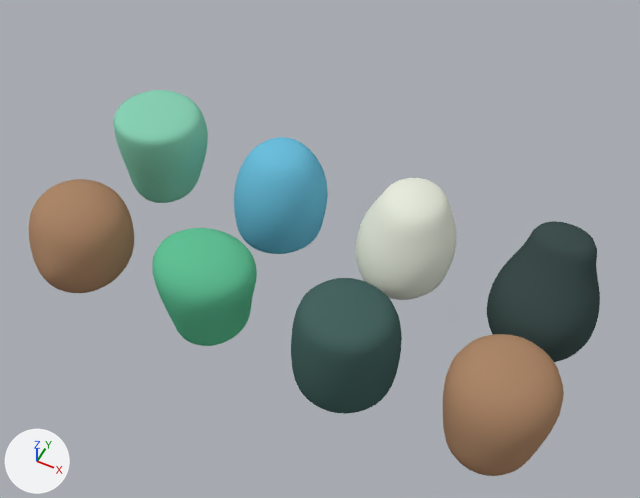
A saved change to the Blender file art/pawn-shapes.blend.
Before and after are seen from a camera (50 mm lens) standing at (2.72, -4.47, 6.75) and looking at (-0.07, 1.11, -0.23). The axes (+X, +Y, +Z) are drawn at lower left. The lights are the same throughout. The older version comes first.

The older version as bpy lines, for what is in view:
```python
me_boot = bpy.data.meshes.new('Boot')
me_boot.from_pydata(...)  # 180 vertices, 162 faces; spans x -0.55..0.55, y -0.642..0.529, z -0.54..0.55
me_boot.polygons.foreach_set('use_smooth', [True] * 162)
me_boot.materials.append(mat_boot)  # greyish cyan #3f504e
me_forearm = bpy.data.meshes.new('Forearm')
me_forearm.from_pydata(...)  # 140 vertices, 122 faces; spans x -0.53..0.53, y -0.54..0.535, z -0.53..0.52
me_forearm.polygons.foreach_set('use_smooth', [True] * 122)
me_forearm.materials.append(mat_forearm)  # brown #ac8669
me_jersey = bpy.data.meshes.new('Jersey')
me_jersey.from_pydata(...)  # 180 vertices, 162 faces; spans x -0.535..0.535, y -0.489..0.48, z -0.52..0.52
me_jersey.polygons.foreach_set('use_smooth', [True] * 162)
me_jersey.materials.append(mat_jersey)  # green #61c095
ob_boot = bpy.data.objects.new('Boot', me_boot)
ob_boot.location = (2.25, 1.5, 0.0)
_m = ob_boot.modifiers.new('Sculpt smoothing', 'SUBSURF')
_m.render_levels = 1
ob_forearm = bpy.data.objects.new('Forearm', me_forearm)
ob_forearm.location = (2.25, 0.0, 0.0)
_m = ob_forearm.modifiers.new('Sculpt smoothing', 'SUBSURF')
_m.render_levels = 1
ob_jersey = bpy.data.objects.new('Jersey', me_jersey)
ob_jersey.location = (-0.75, 0.0, 0.0)
_m = ob_jersey.modifiers.new('Sculpt smoothing', 'SUBSURF')
_m.render_levels = 1
# also in view: 'Shorts' at (0.75, 0.0, -0.02); 'Glove' at (0.75, 1.44, 0.0); 'Head' at (-2.25, -0.05, 0.0); 'Sock' at (-2.25, 1.53, 0.0); 'Sleeve' at (-0.75, 1.5, -0.01)
```
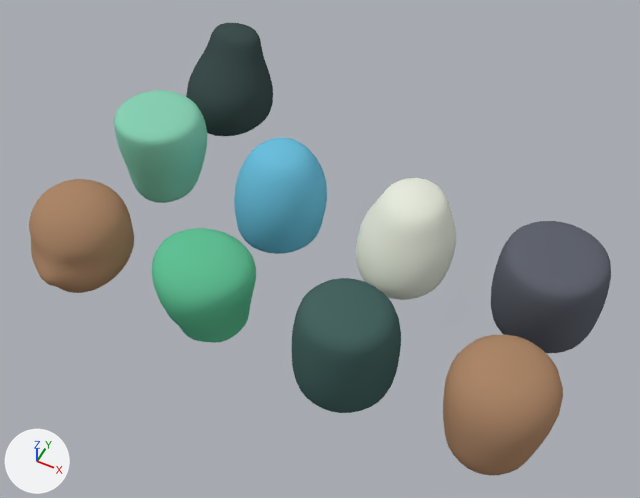
Where the change shows, as pixel boxes [x1, y1, x2, y2] in the pictures (640 x 498 px):
'Boot', moved: before [487, 221, 600, 362]; after [186, 23, 273, 136]
'Outsole', added: after [491, 221, 611, 353]
'Jersey', reshaped: before [152, 228, 257, 346]; after [152, 228, 256, 343]

The change, as a list of edits to the scene's bpy script:
```text
Add mat_outsole:
    mat_outsole = diffuse_material('Outsole')
    mat_outsole.base_color = (0.12, 0.13, 0.16)  # grey #61656f
Change me_jersey:
    used by ob_jersey; location = (-0.75, 0.0, 0.0)
    remove me_jersey.from_pydata(...)  # 180 vertices, 162 faces; spans x -0.535..0.535, y -0.489..0.48, z -0.52..0.52
    add me_jersey.from_pydata(...)  # 144 vertices, 130 faces; spans x -0.535..0.535, y -0.531..0.48, z -0.52..0.52
    me_jersey part 1
    166 vertices are removed from x -0.509..0.535, y -0.489..0.463, z -0.52..0.52
    162 faces are deleted
    130 vertices are added at x -0.494..0.535, y -0.531..0.443, z -0.52..0.52
    130 new faces join them
Add me_outsole:
    me_outsole.from_pydata(...)  # 96 vertices, 82 faces; spans x -0.56..0.56, y -0.575..0.545, z -0.52..0.52
    me_outsole.polygons.foreach_set('use_smooth', [True] * 82)
    me_outsole.materials.append(mat_outsole)  # grey #61656f
Change ob_boot:
    ob_boot.location: (2.25, 1.5, 0.0) -> (-2.25, 3.0, 0.0)
Add ob_outsole:
    ob_outsole = bpy.data.objects.new('Outsole', me_outsole)
    ob_outsole.location = (2.25, 1.5, 0.0)
    _m = ob_outsole.modifiers.new('Sculpt smoothing', 'SUBSURF')
    _m.render_levels = 1
```
